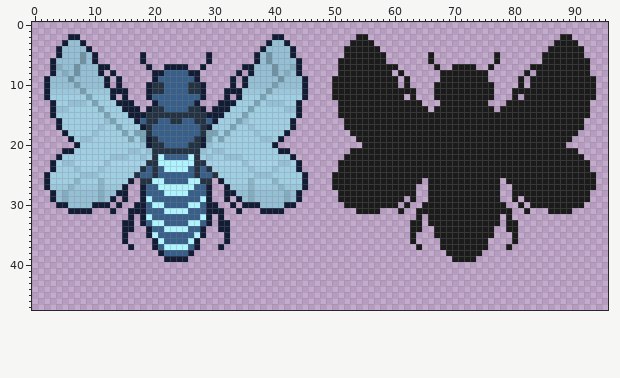
Sprite sheet -- sprites/bees/wintry_bee_hd.png. Above is the file before it was changed.
The file is 96x48 pixels. Colours within 5 levels of each other are drawn and written as one.
And afterwards:
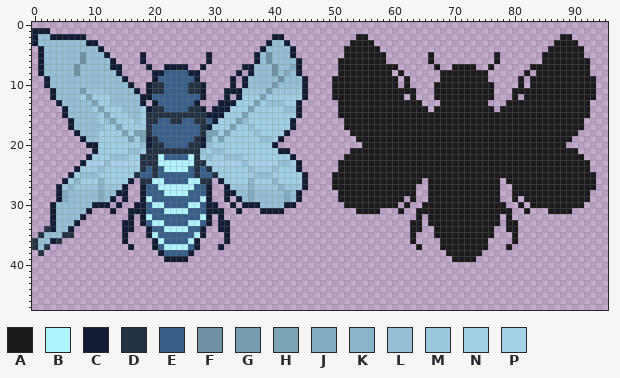
Palette (. is transparent): A #1b1b1b  B #aff3ff  C #121d35  D #233343  E #375f89  F #6e92a3  G #779daf  H #7ba3b6  J #84acc0  K #8ab4c7  L #94bfd4  M #9bc7dc  N #a0cee2  P #a5d2e8
Change:
Changed rows in their new state; - is an unchanged pixel.
first column x 0:
 1 CCC-----------------
 2 CLLCCC--C-----------
 3 CLLLLL--LCC---------
 4 -CLLL----LLC--------
 5 -CLLL-----LLC-------
 6 -CLL------LLLC------
 7 -CLLL------LLCC-----
 8 -CLL-L-----LLLC-----
 9 ------L-----LLLC----
10 -------L----LLLLC---
11 --.CLLLL----LLLLLC--
12 --.CLLLL-----LLLLLC-
13 ---.CL---L---LLLLLC-
14 ---..CLLLL-----LLLN-
15 ---..CLLLLL-----LLN-
16 ----..CLLLL------LN-
17 ----..CLLLL-------N-
18 -----..CLL----------
19 ------..C-L---------
20 -------..CC---------
21 -----.....C--------D
22 ----.....C--------DD
23 ---.....C---------D-
24 ---....C------------
25 --....C-------------
26 --...C--------------
27 --..C---------------
28 ---.C---------------
29 ---.C---------------
30 ---CLL--------------
31 ---CLLLLL-----------
32 ---CLLLLC-----------
33 ---CLLLC------------
34 --DCLLC-------------
35 -DLLLDD-------------
36 DLLCD---------------
37 DLD-----------------
38 -D------------------
